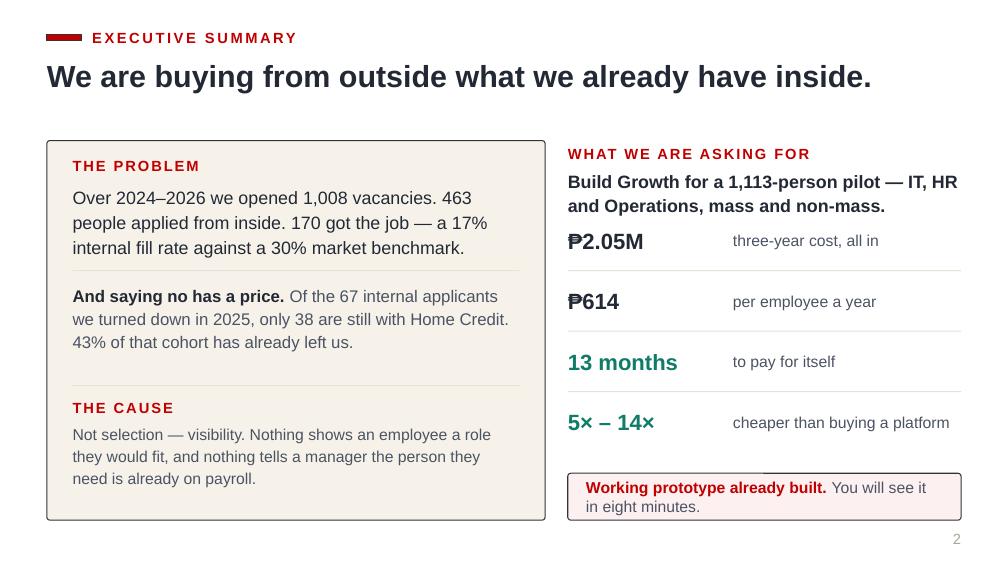
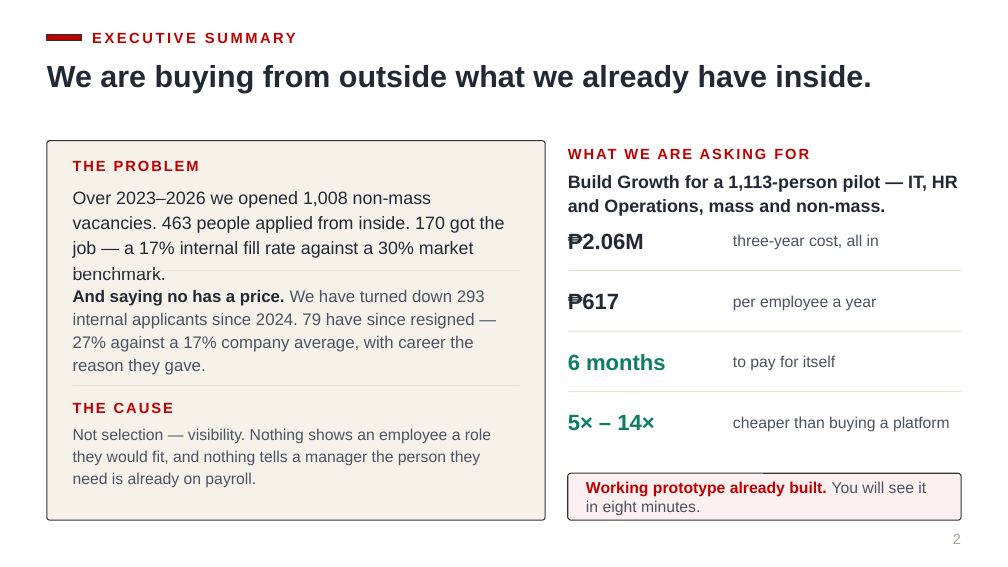
Before and after one commit to Ruffa06/Talent-Marketplace, a slide deck: slide 2 of docs/Growth_Executive_ALP.pptx. Drawn at 1008x567 pixels with LibreOffice and Linux fonts; fonts in the diff are those of the drawing. Boxes give left, top, right and bottom in pixels: in the first picture for what was removed or moved away, otherwise in the second. Text is boxed around its words. In the diff, an @@ line names an element or a change of style, - is before the commit and + after.

```diff
--- a/docs/Growth_Executive_ALP.pptx
+++ b/docs/Growth_Executive_ALP.pptx
@@ text at bbox=[73, 191, 505, 258]: text changed @@
-Over 2024–2026 we opened 1,008 vacancies. 463 people applied from inside. 170 got the job — a 17% internal fill rate against a 30% market benchmark.
+Over 2023–2026 we opened 1,008 non-mass vacancies. 463 people applied from inside. 170 got the job — a 17% internal fill rate against a 30% market benchmark.
@@ text at bbox=[568, 233, 644, 250]: text changed @@
-₱2.05M
+₱2.06M
@@ text at bbox=[73, 290, 485, 375]: text changed @@
-And saying no has a price. Of the 67 internal applicants we turned down in 2025, only 38 are still with Home Credit. 43% of that cohort has already left us.
+And saying no has a price. We have turned down 293 internal applicants since 2024. 79 have since resigned — 27% against a 17% company average, with career the reason they gave.
@@ text at bbox=[568, 293, 619, 310]: text changed @@
-₱614
+₱617
@@ text at bbox=[568, 354, 666, 371]: text changed @@
-13 months
+6 months
```
Also in this commit, not shown: 6 other slides changed, 2 slides added, 2 slides removed, 5 other files.
